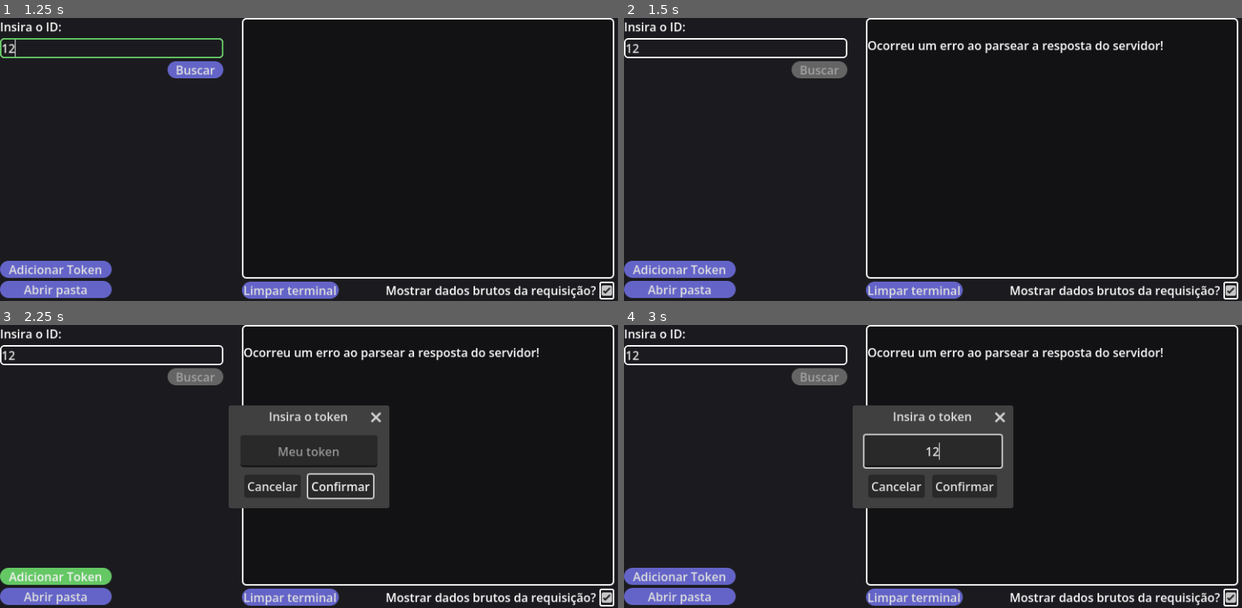
Above: before the commit, frames 1-4 (two rows, left to right).
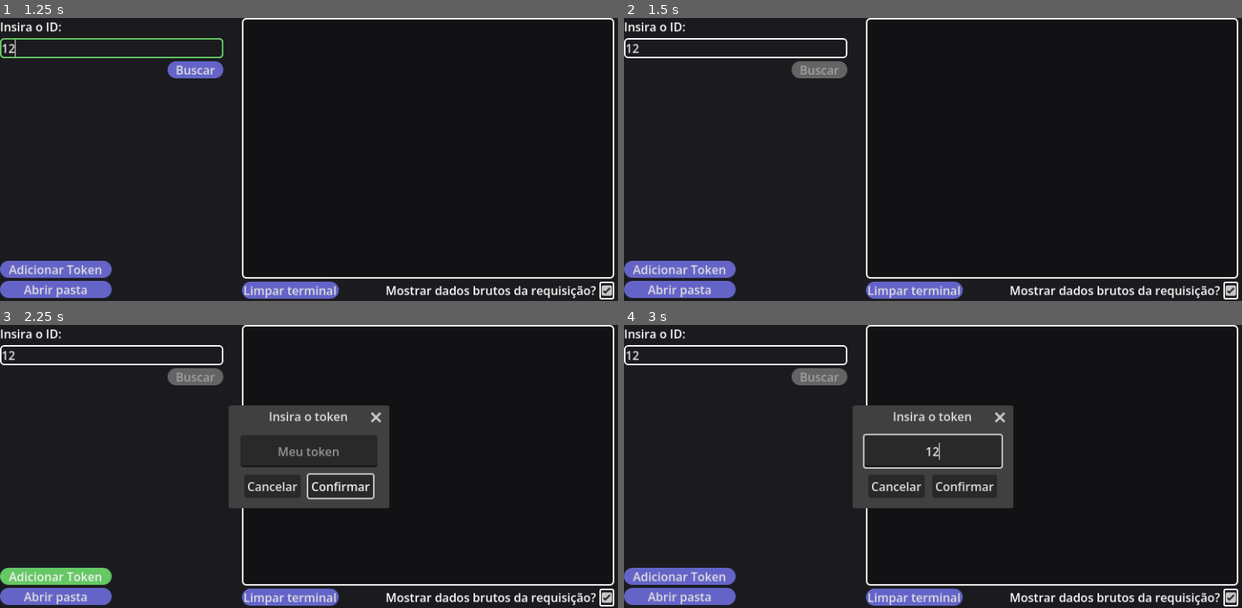
Above: after the commit, the same moments.

Repository: LucEvenepoel/Striker
Game: Godot game, scene res://scenes/MainApp.tscn
Two runs of this game, one before a commit and one after it. Both use one fixed random seed, a clock stepped at 60 frames per second and the inputs below.
Inputs (mouse positions are in pixels of both pictures, inside the frame that each line leads up to):
- Up to frame 1 (1.25 s): click (111, 49) at 0.52 s; type "12" at 0.6 s
- Up to frame 2 (1.5 s): click "Buscar" at 1.25 s
- Up to frame 3 (2.25 s): click "Adicionar Token" at 2 s
- Up to frame 4 (3 s): click (933, 452) at 2.77 s; type "12" at 2.85 s

Frame 1 is identical in both runs. In frame 2, 0.8% of the frame differs, in the area x 39-88%, y 7-13%; in frame 3, 0.8%; in frame 4, 0.8%.

Commit message:
Pequena limpeza de código

Diff:
--- a/autoload/signal_manager.gd
+++ b/autoload/signal_manager.gd
@@ -10,7 +10,7 @@
 signal new_data_inserted
 
 @warning_ignore("unused_signal")
-signal log
+signal console_log
 
 @warning_ignore("unused_signal")
 signal search_user
--- a/autoload/web/fetch.gd
+++ b/autoload/web/fetch.gd
@@ -31,9 +31,9 @@
 	var data = body.get_string_from_utf8()
 	var json = JSON.new()
 
-	if (data != null):
+	if (data != ""):
 		if (FileManager.actual_dictionary["ShowAPIResponse"]):
-			SignalManager.log.emit(data)
+			SignalManager.console_log.emit(data)
 
 		var info = json.parse(data)
 		if info == OK:
@@ -43,10 +43,10 @@
 				user_bag["BannerID"] = requestdata.get("banner", "")
 				verify_urls()
 			else:
-				SignalManager.log.emit("Servidor: %s" % [requestdata])
+				SignalManager.console_log.emit("Servidor: %s" % [requestdata])
 				return
 		else:
-			SignalManager.log.emit("Ocorreu um erro ao parsear a resposta do servidor!")
+			SignalManager.console_log.emit("Ocorreu um erro ao parsear a resposta do servidor!")
 			return
 
 func verify_urls():
@@ -63,15 +63,15 @@
 	if !(user_bag["AvatarID"] == null):
 		if (user_bag["AvatarID"].begins_with("a_")):
 			for url in avatar_bag:
-				SignalManager.log.emit(avatar_bag[url])
+				SignalManager.console_log.emit(avatar_bag[url])
 		else:
-			SignalManager.log.emit(avatar_bag["default_discord_static_avatar_url"])
+			SignalManager.console_log.emit(avatar_bag["default_discord_static_avatar_url"])
 
 	if !(user_bag["BannerID"] == null):
 		if (user_bag["BannerID"].begins_with("a_")):
 			for url in banner_bag:
-				SignalManager.log.emit(banner_bag[url])
+				SignalManager.console_log.emit(banner_bag[url])
 		else:
-			SignalManager.log.emit(banner_bag["default_discord_static_banner_url"])
+			SignalManager.console_log.emit(banner_bag["default_discord_static_banner_url"])
 
 	SignalManager.search_finshed.emit()
--- a/components/UI Logic/console.gd
+++ b/components/UI Logic/console.gd
@@ -5,8 +5,8 @@
 @onready var show_output_button: CheckBox = $VBoxContainer/HBoxContainer/ShowOutputLabel/ShowOutputButton
 
 func _ready() -> void:
-	SignalManager.connect("log", add_message)
-	SignalManager.connect("read_finshed", change_output_button_state)
+	SignalManager.console_log.connect(add_message)
+	SignalManager.read_finshed.connect(change_output_button_state)
 
 func change_output_button_state() -> void:
 	show_output_button.button_pressed = FileManager.actual_dictionary["ShowAPIResponse"]
--- a/components/main.gd
+++ b/components/main.gd
@@ -8,11 +8,11 @@
 
 
 func _ready() -> void:
-	SignalManager.app_started.emit()
 	SignalManager.new_data_inserted.connect(FileManager.write)
 	SignalManager.search_finshed.connect(
 		func (): run_button.disabled = false
 	)
+	SignalManager.app_started.emit()
 
 func _on_open_main_folder_button_pressed() -> void:
 	OS.shell_open(ProjectSettings.globalize_path(MAIN_PATH))
--- a/project.godot
+++ b/project.godot
@@ -29,7 +29,7 @@
 
 SignalManager="*uid://b7fy5tyg7nfl"
 FileManager="*uid://43pbclacl33o"
-Weblogic="*uid://bxmfwb4mfenor"
+Fetch="*uid://bxmfwb4mfenor"
 
 [display]
 
--- a/scenes/InsertTokenPopup.tscn
+++ b/scenes/InsertTokenPopup.tscn
@@ -5,7 +5,7 @@
 [node name="TokenInsertDialog" type="ConfirmationDialog" unique_id=1414246354]
 oversampling_override = 1.0
 title = "Insira o token"
-initial_position = 1
+initial_position = 2
 visible = true
 ok_button_text = "Confirmar"
 cancel_button_text = "Cancelar"
--- a/scenes/MainApp.tscn
+++ b/scenes/MainApp.tscn
@@ -26,15 +26,6 @@
 [sub_resource type="StyleBoxEmpty" id="StyleBoxEmpty_khwav"]
 
 [sub_resource type="StyleBoxEmpty" id="StyleBoxEmpty_muk3w"]
-
-[sub_resource type="GDScript" id="GDScript_4nhha"]
-script/source = "extends Button
-
-const MAIN_PATH = \"user://\"
-
-func _on_pressed() -> void:
-	OS.shell_open(ProjectSettings.globalize_path(MAIN_PATH))
-"
 
 [node name="MainApp" type="Node2D" unique_id=433414413]
 script = ExtResource("1_4nhha")
@@ -113,7 +104,6 @@
 theme_override_styles/hover = ExtResource("4_n5mch")
 theme_override_styles/focus = ExtResource("4_n5mch")
 text = "Abrir pasta"
-script = SubResource("GDScript_4nhha")
 
 [node name="InsertTokenPopup" parent="." unique_id=1501666119 instance=ExtResource("9_kpf3g")]
 visible = false
Not shown, removed: img/copy-user-id.png.import
Not shown, removed: img/devmode-mobile.jpeg.import
Not shown, removed: img/devmode-pc.png.import
Not shown, removed: img/discord-applications.png.import
Not shown, removed: img/discord-bot-tab.png.import
Not shown, removed: img/striker-token-ui.png.import
Not shown, removed: img/striker-ui.png.import
Not shown, changed: .gitignore
